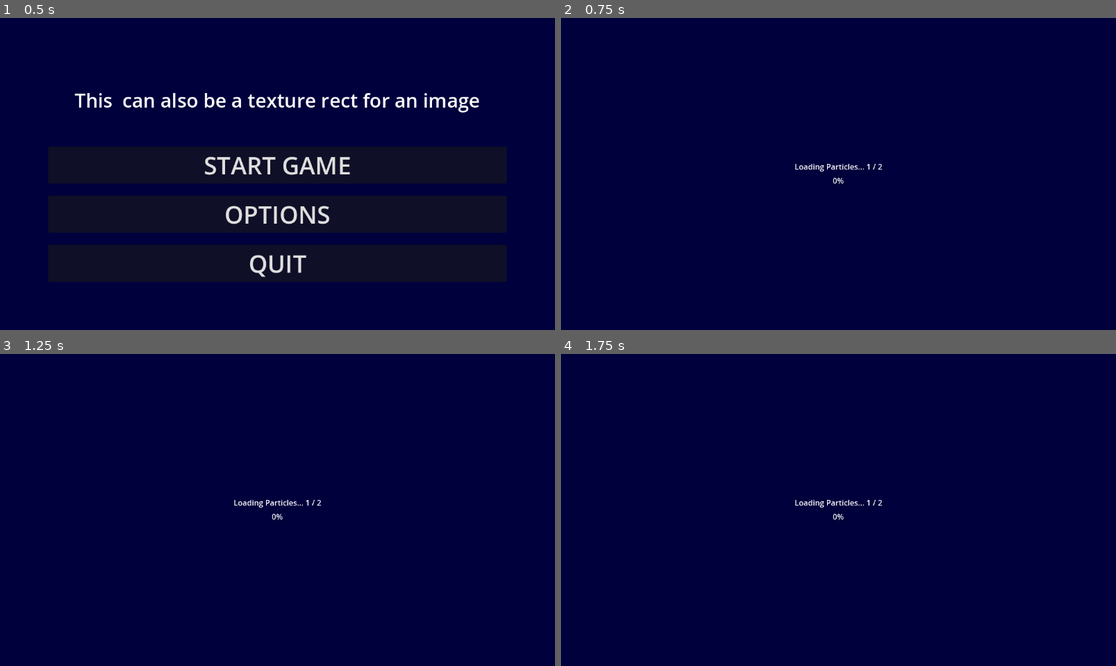
Above: before the commit, frames 1-4 (two rows, left to right).
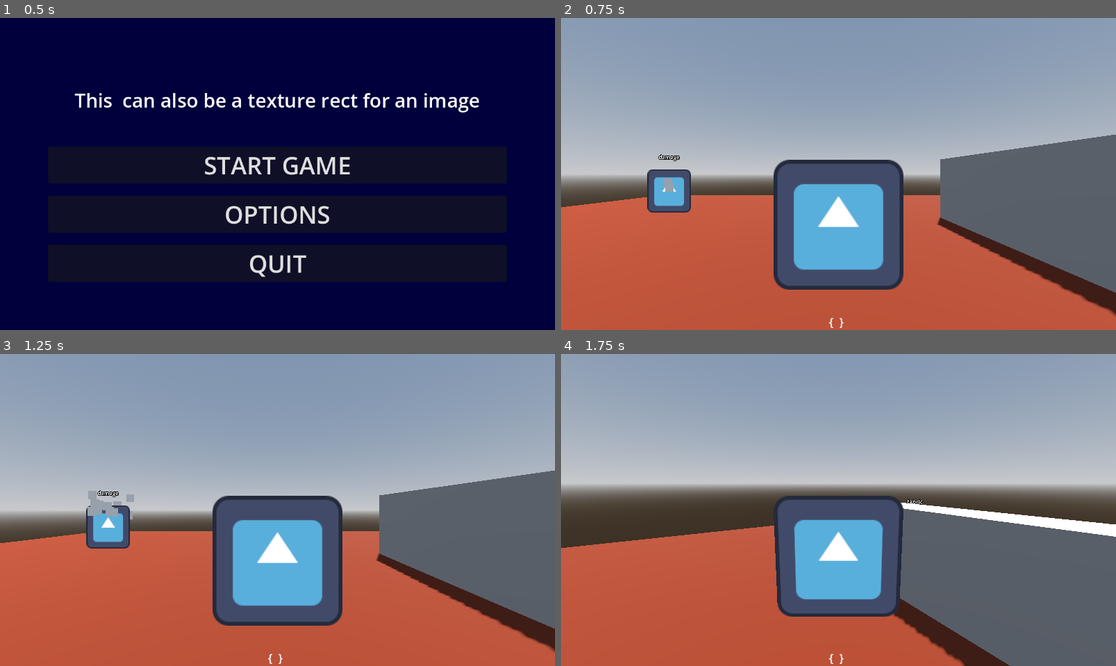
Above: after the commit, the same moments.

Repository: MitchellOpitz/Do-you-WANNA-Jam-2025
Game: Godot game, scene res://scenes/title_screen.tscn
The game is run twice, just before and just after one commit, with the same random seed, the same clock (stepped at 60 frames per second) and the same inputs. The engine's default icon, where the game draws it, is replaced by a stand-in: a white triangle on a blue panel in a dark square.
Inputs (mouse positions are in pixels of both pictures, inside the frame that each line leads up to):
- Up to frame 1 (0.5 s): no input
- Up to frame 2 (0.75 s): click "START GAME" at 0.5 s
- Up to frame 3 (1.25 s): no input
- Up to frame 4 (1.75 s): move the mouse to (866, 510) at 1.27 s; hold W (forward) from 1.28 s (still down); hold E (interact) from 1.28 s (still down); tap Space (jump) at 1.52 s

Frame 1 is identical in both runs. In frame 2, 100% of the frame differs, in the area x 0-100%, y 0-100%; in frame 3, 100%; in frame 4, 100%.
Error before the commit: Invalid call. Nonexistent function 'instantiate' in base 'GPUParticles3D'. (res://scripts/global.gd:10)

Commit message:
Added Loading System
Loading system (important for particle effects) is up and running.

In order for this to work most effectively, any particle effect added to the game should be copied and pasted into World/ParticlesToLoad. Changes to the particle should carry over since they share the same resource.

Other minor bug fixes.

Diff:
--- a/project.godot
+++ b/project.godot
@@ -14,10 +14,6 @@
 run/main_scene="res://scenes/title_screen.tscn"
 config/features=PackedStringArray("4.3", "GL Compatibility")
 config/icon="res://icon.svg"
-
-[autoload]
-
-Global="*res://scripts/global.gd"
 
 [input]
 
--- /dev/null
+++ b/scenes/loading_screen.tscn
@@ -0,0 +1,47 @@
+[gd_scene load_steps=2 format=3 uid="uid://eyupcun5mu"]
+
+[ext_resource type="Script" path="res://scripts/loading_screen.gd" id="1_2v3nn"]
+
+[node name="LoadingScreen" type="Control"]
+layout_mode = 3
+anchors_preset = 15
+anchor_right = 1.0
+anchor_bottom = 1.0
+grow_horizontal = 2
+grow_vertical = 2
+script = ExtResource("1_2v3nn")
+
+[node name="Background" type="ColorRect" parent="."]
+layout_mode = 1
+anchors_preset = 15
+anchor_right = 1.0
+anchor_bottom = 1.0
+grow_horizontal = 2
+grow_vertical = 2
+color = Color(0, 0, 0.235294, 1)
+
+[node name="VBoxContainer" type="VBoxContainer" parent="."]
+layout_mode = 1
+anchors_preset = 8
+anchor_left = 0.5
+anchor_top = 0.5
+anchor_right = 0.5
+anchor_bottom = 0.5
+offset_left = -74.5
+offset_top = -27.0
+offset_right = 74.5
+offset_bottom = 27.0
+grow_horizontal = 2
+grow_vertical = 2
+
+[node name="Label" type="Label" parent="VBoxContainer"]
+layout_mode = 2
+size_flags_horizontal = 4
+size_flags_vertical = 6
+text = "Loading Particles... "
+
+[node name="ProgressBar" type="ProgressBar" parent="VBoxContainer"]
+layout_mode = 2
+size_flags_horizontal = 4
+size_flags_vertical = 6
+step = 1.0
--- a/scenes/world.tscn
+++ b/scenes/world.tscn
@@ -3,6 +3,22 @@
 [ext_resource type="PackedScene" uid="uid://b6dxse7cc00s7" path="res://Player/player.tscn" id="1_3xt83"]
 [ext_resource type="Script" path="res://scripts/world.gd" id="1_um00t"]
 [ext_resource type="PackedScene" uid="uid://dtjvu7wxx0uyv" path="res://scenes/event_area.tscn" id="2_slnt2"]
+
+[sub_resource type="ParticleProcessMaterial" id="ParticleProcessMaterial_qdiqf"]
+angle_min = 1.07288e-05
+angle_max = 1.07288e-05
+direction = Vector3(0, 1, 0)
+spread = 25.0
+flatness = 0.25
+initial_velocity_min = 3.0
+initial_velocity_max = 5.0
+
+[sub_resource type="StandardMaterial3D" id="StandardMaterial3D_k7bpr"]
+billboard_mode = 1
+
+[sub_resource type="QuadMesh" id="QuadMesh_tt0et"]
+material = SubResource("StandardMaterial3D_k7bpr")
+size = Vector2(0.25, 0.25)
 
 [sub_resource type="ProceduralSkyMaterial" id="ProceduralSkyMaterial_qfu3t"]
 sky_horizon_color = Color(0.64625, 0.65575, 0.67075, 1)
@@ -25,24 +41,25 @@
 [sub_resource type="BoxMesh" id="BoxMesh_dnee4"]
 size = Vector3(1, 2, 10)
 
-[sub_resource type="ParticleProcessMaterial" id="ParticleProcessMaterial_qdiqf"]
-angle_min = 1.07288e-05
-angle_max = 1.07288e-05
-direction = Vector3(0, 1, 0)
-spread = 25.0
-flatness = 0.25
-initial_velocity_min = 3.0
-initial_velocity_max = 5.0
-
-[sub_resource type="StandardMaterial3D" id="StandardMaterial3D_w88vm"]
-billboard_mode = 1
-
-[sub_resource type="QuadMesh" id="QuadMesh_tt0et"]
-material = SubResource("StandardMaterial3D_w88vm")
-size = Vector2(0.25, 0.25)
-
 [node name="World" type="Node3D"]
 script = ExtResource("1_um00t")
+
+[node name="ParticlesToLoad" type="Node3D" parent="."]
+visible = false
+
+[node name="GPUParticles3D" type="GPUParticles3D" parent="ParticlesToLoad" groups=["particles"]]
+emitting = false
+amount = 25
+one_shot = true
+explosiveness = 1.0
+process_material = SubResource("ParticleProcessMaterial_qdiqf")
+draw_pass_1 = SubResource("QuadMesh_tt0et")
+
+[node name="GPUParticles3D2" type="GPUParticles3D" parent="ParticlesToLoad" groups=["particles"]]
+emitting = false
+amount = 25
+process_material = SubResource("ParticleProcessMaterial_qdiqf")
+draw_pass_1 = SubResource("QuadMesh_tt0et")
 
 [node name="WorldEnvironment" type="WorldEnvironment" parent="."]
 environment = SubResource("Environment_v346c")
@@ -110,41 +127,6 @@
 "honey_resource": 2
 }
 
-[node name="LoadingScreen" type="CanvasLayer" parent="."]
-
-[node name="Background" type="ColorRect" parent="LoadingScreen"]
-anchors_preset = 15
-anchor_right = 1.0
-anchor_bottom = 1.0
-grow_horizontal = 2
-grow_vertical = 2
-color = Color(0, 0, 0.235294, 1)
-
-[node name="VBoxContainer" type="VBoxContainer" parent="LoadingScreen"]
-anchors_preset = 8
-anchor_left = 0.5
-anchor_top = 0.5
-anchor_right = 0.5
-anchor_bottom = 0.5
-offset_left = -74.5
-offset_top = -27.0
-offset_right = 74.5
-offset_bottom = 27.0
-grow_horizontal = 2
-grow_vertical = 2
-
-[node name="Label" type="Label" parent="LoadingScreen/VBoxContainer"]
-layout_mode = 2
-size_flags_horizontal = 4
-size_flags_vertical = 6
-text = "Loading Particles... "
-
-[node name="ProgressBar" type="ProgressBar" parent="LoadingScreen/VBoxContainer"]
-layout_mode = 2
-size_flags_horizontal = 4
-size_flags_vertical = 6
-step = 1.0
-
 [connection signal="completed_interaction" from="ResourceEvents/Honey" to="." method="_on_event_completed"]
 [connection signal="completed_interaction" from="ResourceEvents/Gum" to="." method="_on_event_completed"]
 [connection signal="completed_interaction" from="ResourceEvents/Fabric" to="." method="_on_event_completed"]
--- a/scripts/event_area.gd
+++ b/scripts/event_area.gd
@@ -30,6 +30,9 @@
 
 		if not use_timer:
 			completed_interaction.emit(event_name, self)
+			# Emit particles if they exist.
+			if self.get_child_count() and self.get_child(0) is GPUParticles3D:
+				self.get_child(0).emitting = true
 			# Deduct items for successful comparison
 			for k in event_requirements.keys():
 				player_inventory[k] -= event_requirements[k]
@@ -70,6 +73,9 @@
 
 func _on_completion_timer_timeout() -> void:
 	completed_interaction.emit(event_name, self)
+	# Emit particles if they exist.
+	if self.get_child_count() and self.get_child(0) is GPUParticles3D:
+		self.get_child(0).emitting = true
 	for k in event_requirements.keys():
 		player_inventory[k] -= event_requirements[k]
 
--- a/scripts/global.gd
+++ /dev/null
@@ -1,12 +0,0 @@
-extends Node
-
-var particle_array : Array[Node3D]
-
-func load_particles(label : Label, progress : ProgressBar) -> void:
-	particle_array.append_array(get_tree().get_nodes_in_group("particles"))
-	progress.max_value = particle_array.size()
-	for i in particle_array.size():
-		label.text = "Loading Particles... " + str(i + 1) + " / " + str(particle_array.size())
-		var new = particle_array[i].instantiate()
-		self.add_child(new)
-		await new.ready
--- /dev/null
+++ b/scripts/loading_screen.gd
@@ -0,0 +1,15 @@
+extends Control
+
+var scene_name : StringName = "res://scenes/world.tscn"
+var progress : Array
+
+func _ready() -> void:
+	ResourceLoader.load_threaded_request(scene_name)
+
+
+func _process(_delta: float) -> void:
+	if ResourceLoader.load_threaded_get_status(scene_name) == ResourceLoader.THREAD_LOAD_LOADED:
+		get_tree().change_scene_to_packed(ResourceLoader.load_threaded_get(scene_name))
+	$VBoxContainer/Label.text = "Loading Particles... "
+	ResourceLoader.load_threaded_get_status(scene_name, progress)
+	$VBoxContainer/ProgressBar.value = progress[0] * 100
--- a/scripts/title_screen.gd
+++ b/scripts/title_screen.gd
@@ -2,7 +2,7 @@
 
 
 func _on_start_game_pressed() -> void:
-	get_tree().change_scene_to_file("res://scenes/world.tscn")
+	get_tree().change_scene_to_file("res://scenes/loading_screen.tscn")
 
 
 func _on_options_pressed() -> void:
--- a/scripts/world.gd
+++ b/scripts/world.gd
@@ -12,17 +12,22 @@
 
 func _ready() -> void:
 	test_events()
-	prepare_loading()
+	# Load particles and then kill em.
+	for c : GPUParticles3D in $ParticlesToLoad.get_children():
+		c.emitting = true
+
+	# It's important to copy any particle created to this node to properly take advantage of loading.
+	$ParticlesToLoad.queue_free()
 
 
-func _on_event_completed(event_name : String, current_event : EventArea) -> void:
+func _on_event_completed(event_name : String, _current_event : EventArea) -> void:
 	var player_inventory : Dictionary = $Player.inventory
 	var item_count = player_inventory.get_or_add(item_dicts[event_name].item_reference, 0)
 	var new_item_count = min(item_count + 1, item_dicts[event_name]["max_quantity"])
 	player_inventory[item_dicts[event_name].item_reference] = new_item_count
 
 
-func _on_damage_completed_interaction(event_name: String, current_event : EventArea) -> void:
+func _on_damage_completed_interaction(_event_name: String, current_event : EventArea) -> void:
 	current_event.queue_free()
 
 
@@ -43,7 +48,3 @@
 					for key in c.event_requirements.keys():
 						if c.event_requirements[key] == 0:
 							push_warning(str(c.get_path()) + " " + key + " requires 0. Double check this.")
-
-
-func prepare_loading() -> void:
-	Global.load_particles($LoadingScreen/VBoxContainer/Label, $LoadingScreen/VBoxContainer/ProgressBar)
